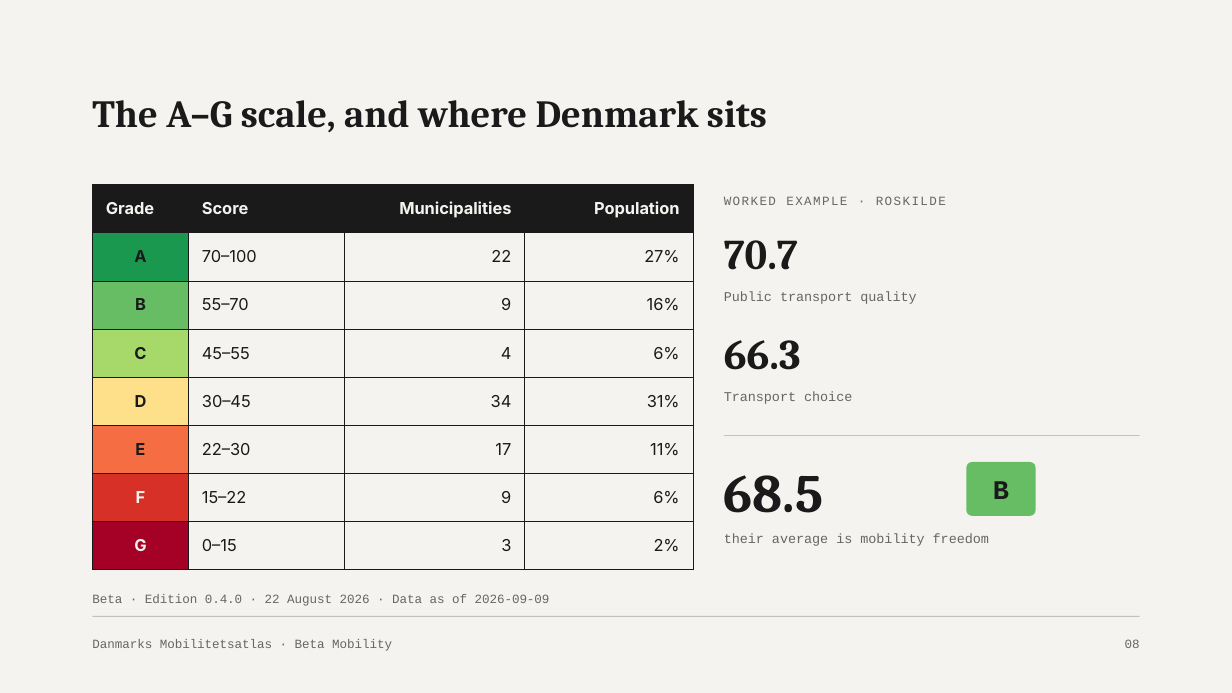
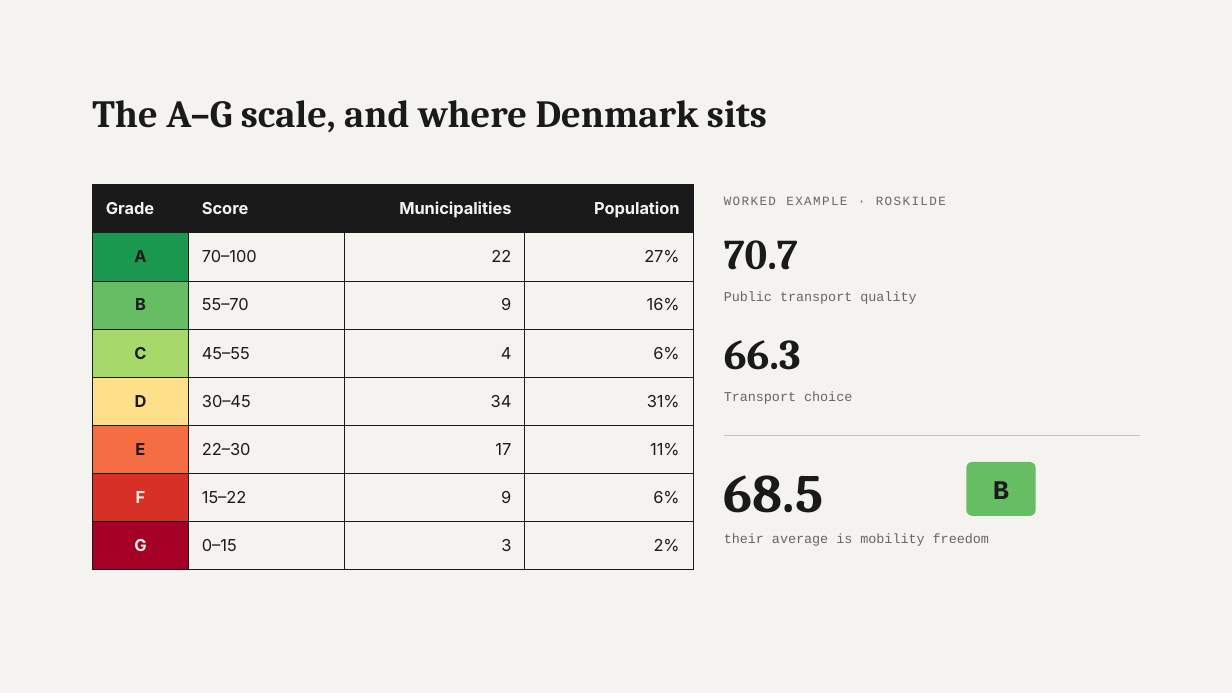
Before and after one commit to betamobility/slides, a slide deck: slide 9 of decks/mobilitetsatlas-intro/Mobilitetsatlas-introduktion.pptx. Drawn at 1232x693 pixels with LibreOffice and Linux fonts; fonts in the diff are those of the drawing. Boxes give left, top, right and bottom in pixels: in the first picture for what was removed or moved away, otherwise in the second. Text is boxed around its words. In the diff, an @@ line names an element or a change of style, - is before the commit and + after.

```diff
--- a/decks/mobilitetsatlas-intro/Mobilitetsatlas-introduktion.pptx
+++ b/decks/mobilitetsatlas-intro/Mobilitetsatlas-introduktion.pptx
@@ text removed at (92, 594, 550, 606) @@
-Beta · Edition 0.4.0 · 22 August 2026 · Data as of 2026-09-09
@@ rectangle removed at (92, 616, 1140, 617) @@
@@ text removed at (92, 639, 392, 651) @@
-Danmarks Mobilitetsatlas · Beta Mobility
@@ text removed at (1125, 639, 1140, 648) @@
-08
```
Also in this commit, not shown: 14 other slides changed, 2 other files.
